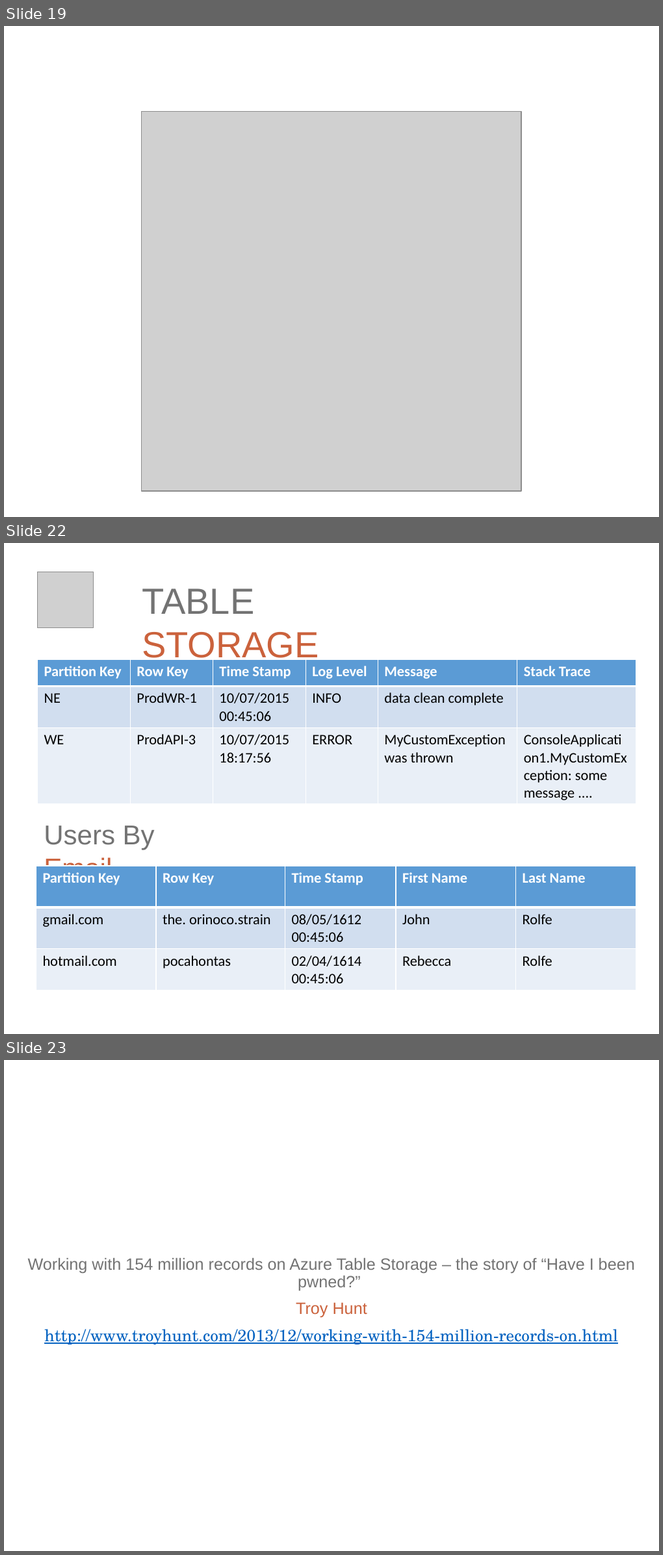
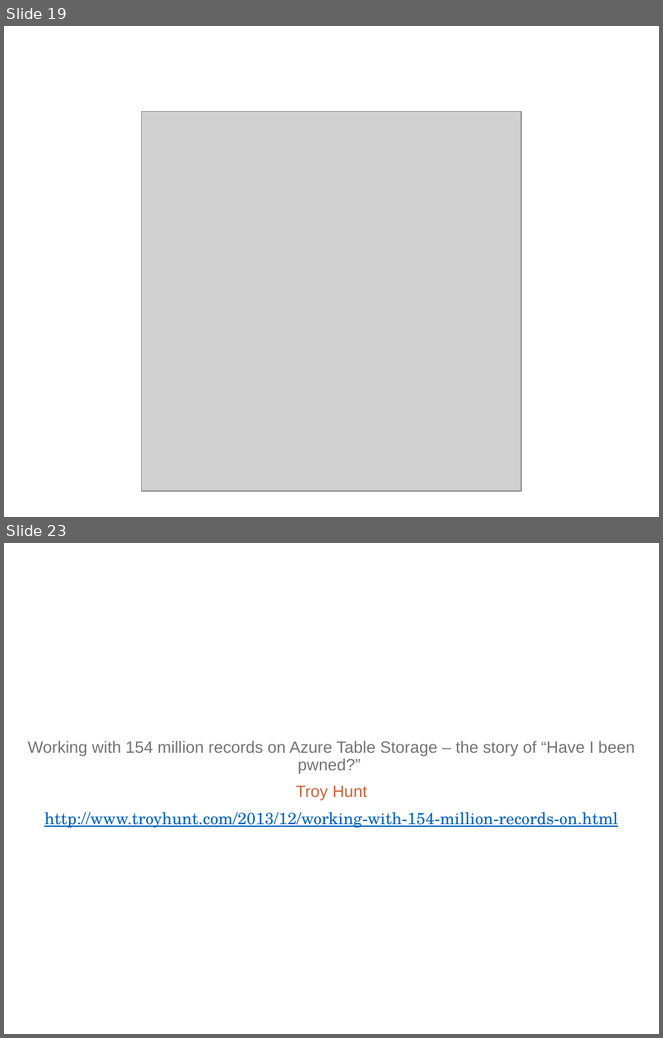
Before and after one commit to ritasker/Presentations-Archive, a slide deck: Current/Azure The Good Parts Web Apps/AzureTheGoodParts-WebApps.pptx. Shown one above the other, each under a label of ours: slides 19, 22 and 23 before the commit, slides 19 and 23 after it; the slides between them are not shown. The pictures are 663x1555 and 663x1038 pixels, drawn with LibreOffice and Linux fonts; fonts in the diff are those of the drawing; grey boxes stand for pictures; background and template pictures are left out. Boxes give left, top, right and bottom in pixels: in the first picture for what was removed or moved away, otherwise in the second. Text is boxed around its words. In the diff, an @@ line names an element or a change of style, - is before the commit and + after.

Commit message:
did some more ton my talk.

```diff
--- a/Current/Azure The Good Parts Web Apps/AzureTheGoodParts-WebApps.pptx
+++ b/Current/Azure The Good Parts Web Apps/AzureTheGoodParts-WebApps.pptx
@@ slide 22 removed at (x1=4, y1=543, x2=659, y2=1034), background picture (left out) @@
@@ picture removed at (x1=37, y1=572, x2=93, y2=627) @@
@@ text removed at (x1=142, y1=589, x2=319, y2=664) @@
-TABLE STORAGE
@@ table removed at (x1=37, y1=659, x2=636, y2=804), 3 rows, 6 columns @@
-Partition Key | Row Key | Time Stamp | Log Level | Message | Stack Trace
-NE | ProdWR-1 | 10/07/2015 00:45:06 | INFO | data clean complete | 
-WE | ProdAPI-3 | 10/07/2015 18:17:56 | ERROR | MyCustomException was thrown | ConsoleApplication1.MyCustomException: some message ....
@@ text removed at (x1=44, y1=826, x2=155, y2=883) @@
-Users By Email
@@ table removed at (x1=36, y1=866, x2=636, y2=990), 3 rows, 5 columns @@
-Partition Key | Row Key | Time Stamp | First Name | Last Name
-gmail.com | the. orinoco.strain | 08/05/1612 00:45:06 | John | Rolfe
-hotmail.com | pocahontas | 02/04/1614 00:45:06 | Rebecca | Rolfe
```
Also in this commit, not shown: 10 slides added, 6 other slides removed, 1 other file.
